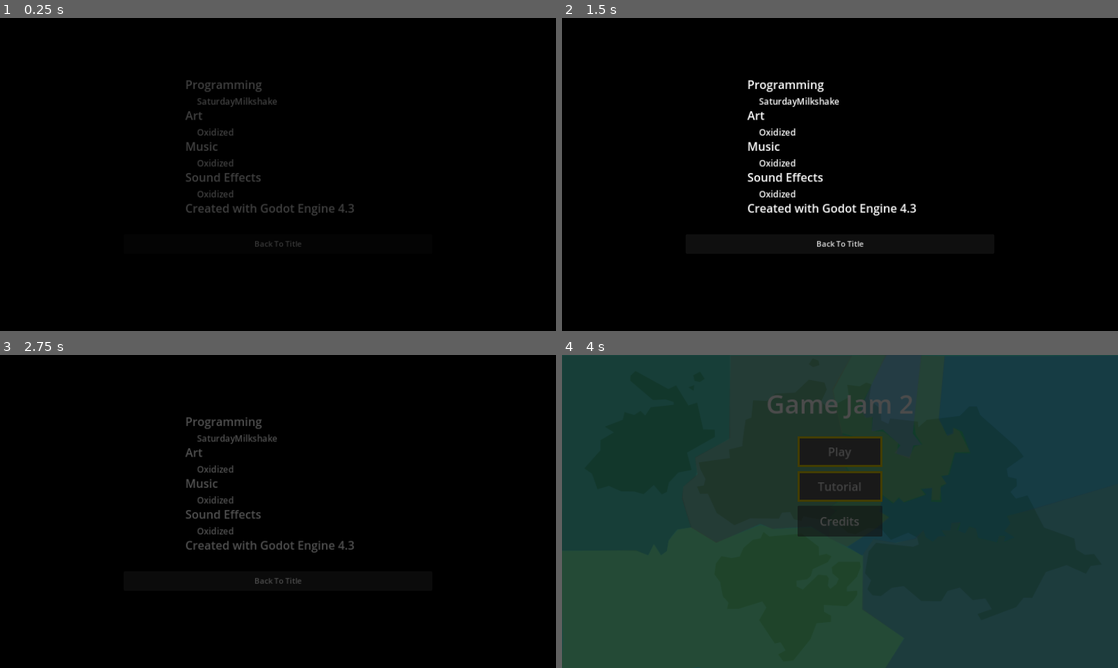
Above: before the commit, frames 1-4 (two rows, left to right).
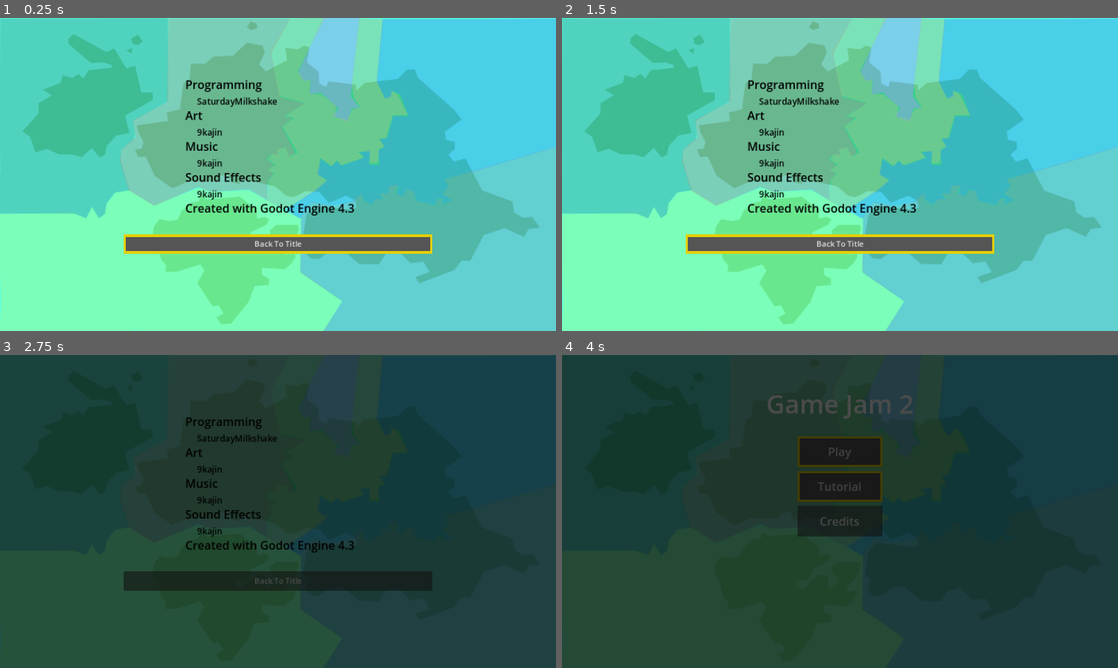
Above: after the commit, the same moments.

Repository: SaturdayMilkshake/game-jam-2
Game: Godot game, scene res://scenes/credits/credits.tscn
Two runs of this game, one before a commit and one after it. Both use one fixed random seed, a clock stepped at 60 frames per second and the inputs below. This scene is started directly instead of the project's main scene.
Inputs (mouse positions are in pixels of both pictures, inside the frame that each line leads up to):
- Up to frame 1 (0.25 s): no input
- Up to frame 2 (1.5 s): move the mouse to (962, 158) at 0.52 s; tap Enter at 1.25 s; move the mouse to (728, 190) at 1.27 s
- Up to frame 3 (2.75 s): click "Back To Title" at 2 s
- Up to frame 4 (4 s): move the mouse to (895, 442) at 2.77 s; click "Credits" at 3.5 s

The runs differ from the first frame. In frame 1, 100% of the frame differs, in the area x 0-100%, y 0-100%; in frame 2, 100%; in frame 3, 98%; in frame 4, nothing differs.

Commit message:
changed credits screen

Diff:
--- a/scenes/credits/credits.tscn
+++ b/scenes/credits/credits.tscn
@@ -1,9 +1,18 @@
-[gd_scene load_steps=4 format=3 uid="uid://c8a1x8bhu5ikd"]
+[gd_scene load_steps=6 format=3 uid="uid://c8a1x8bhu5ikd"]
 
 [ext_resource type="Script" path="res://scenes/credits/credits.gd" id="1_ejn25"]
 [ext_resource type="PackedScene" uid="uid://cwxcuy4jjbd7d" path="res://scenes/transition/transition.tscn" id="2_8dgji"]
+[ext_resource type="Texture2D" uid="uid://cv57qesw07e7g" path="res://assets/map.svg" id="2_477rs"]
 
 [sub_resource type="StyleBoxEmpty" id="StyleBoxEmpty_wjha5"]
+
+[sub_resource type="StyleBoxFlat" id="StyleBoxFlat_wjyye"]
+bg_color = Color(0.333333, 0.333333, 0.333333, 1)
+border_width_left = 5
+border_width_top = 5
+border_width_right = 5
+border_width_bottom = 5
+border_color = Color(0.894118, 0.811765, 0, 1)
 
 [node name="Credits" type="Node2D"]
 script = ExtResource("1_ejn25")
@@ -17,10 +26,26 @@
 offset_bottom = 408.0
 metadata/_edit_group_ = true
 
+[node name="ColorRect" type="ColorRect" parent="CreditsContainer"]
+offset_left = -384.0
+offset_top = -120.0
+offset_right = 768.0
+offset_bottom = 528.0
+color = Color(0.356863, 0.996078, 0.894118, 1)
+
+[node name="TextureRect" type="TextureRect" parent="CreditsContainer"]
+modulate = Color(1, 1, 1, 0.372549)
+offset_left = -384.0
+offset_top = -120.0
+offset_right = 768.0
+offset_bottom = 528.0
+texture = ExtResource("2_477rs")
+
 [node name="Programming" type="Label" parent="CreditsContainer"]
 layout_mode = 0
 offset_right = 40.0
 offset_bottom = 23.0
+theme_override_colors/font_color = Color(0, 0, 0, 1)
 theme_override_font_sizes/font_size = 24
 text = "Programming"
 horizontal_alignment = 1
@@ -32,6 +57,7 @@
 offset_top = 40.0
 offset_right = 191.0
 offset_bottom = 66.0
+theme_override_colors/font_color = Color(0, 0, 0, 1)
 theme_override_font_sizes/font_size = 18
 text = "SaturdayMilkshake"
 horizontal_alignment = 1
@@ -42,6 +68,7 @@
 offset_top = 64.0
 offset_right = 40.0
 offset_bottom = 98.0
+theme_override_colors/font_color = Color(0, 0, 0, 1)
 theme_override_font_sizes/font_size = 24
 text = "Art"
 
@@ -51,14 +78,16 @@
 offset_top = 40.0
 offset_right = 100.0
 offset_bottom = 66.0
+theme_override_colors/font_color = Color(0, 0, 0, 1)
 theme_override_font_sizes/font_size = 18
-text = "Oxidized"
+text = "9kajin"
 
 [node name="Music" type="Label" parent="CreditsContainer"]
 layout_mode = 0
 offset_top = 128.0
 offset_right = 68.0
 offset_bottom = 162.0
+theme_override_colors/font_color = Color(0, 0, 0, 1)
 theme_override_font_sizes/font_size = 24
 text = "Music"
 
@@ -68,14 +97,16 @@
 offset_top = 40.0
 offset_right = 100.0
 offset_bottom = 66.0
+theme_override_colors/font_color = Color(0, 0, 0, 1)
 theme_override_font_sizes/font_size = 18
-text = "Oxidized"
+text = "9kajin"
 
 [node name="SoundEffects" type="Label" parent="CreditsContainer"]
 layout_mode = 0
 offset_top = 192.0
 offset_right = 157.0
 offset_bottom = 226.0
+theme_override_colors/font_color = Color(0, 0, 0, 1)
 theme_override_font_sizes/font_size = 24
 text = "Sound Effects"
 
@@ -85,14 +116,16 @@
 offset_top = 40.0
 offset_right = 100.0
 offset_bottom = 66.0
+theme_override_colors/font_color = Color(0, 0, 0, 1)
 theme_override_font_sizes/font_size = 18
-text = "Oxidized"
+text = "9kajin"
 
 [node name="Godot" type="Label" parent="CreditsContainer"]
 layout_mode = 0
 offset_top = 256.0
 offset_right = 350.0
 offset_bottom = 290.0
+theme_override_colors/font_color = Color(0, 0, 0, 1)
 theme_override_font_sizes/font_size = 24
 text = "Created with Godot Engine 4.3"
 horizontal_alignment = 1
@@ -104,8 +137,10 @@
 offset_right = 896.0
 offset_bottom = 488.0
 theme_override_styles/focus = SubResource("StyleBoxEmpty_wjha5")
+theme_override_styles/normal = SubResource("StyleBoxFlat_wjyye")
 text = "Back To Title"
 
 [node name="Transition" parent="." instance=ExtResource("2_8dgji")]
+visible = false
 
 [connection signal="pressed" from="BackToTitle" to="." method="_on_back_to_title_pressed"]
